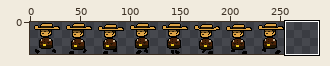
File history of a sprite sheet, Assets/Resources/PlayerWalk.png. Above: a wide view before the commit, with the close-up outlined.
Close-up. Before the commit:
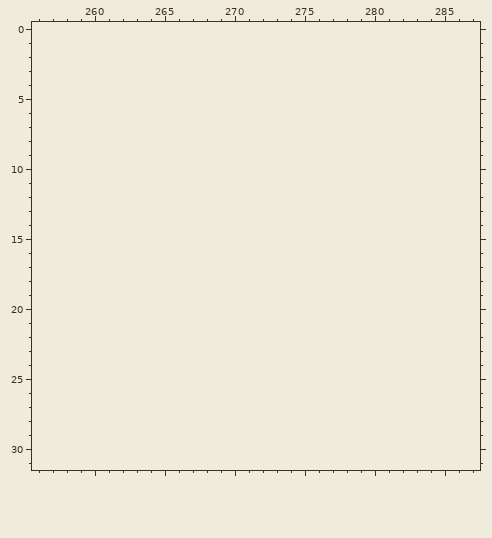
The file is 256x32 pixels. Shown: x 256..287, y 0..31. The old version is drawn lined up with the new one, on the new canvas.
Now the later version:
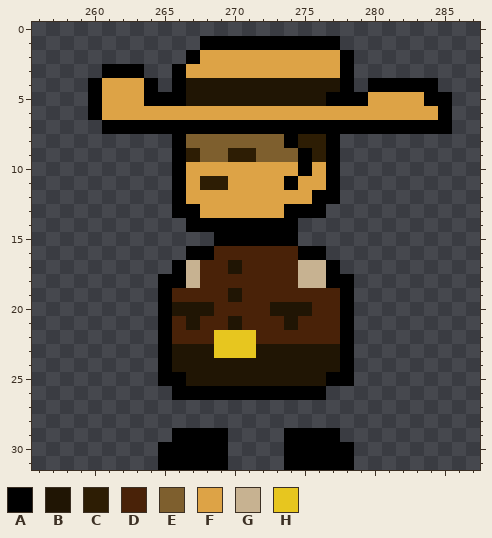
Palette (. is transparent): A #000000  B #201504  C #2d1d04  D #492208  E #7e5f2e  F #dda346  G #c7b291  H #e7c61f
The exact change:
canvas 256x32 -> 288x32
y 1: x 268..277 .......... -> AAAAAAAAAA
y 2: x 267..278 ............ -> AFFFFFFFFFFA
y 3: x 261..263 ... -> AAA; x 266..278 ............. -> AFFFFFFFFFFFA
y 4: x 260..264 ..... -> AFFFA; x 266..278 ............. -> ABBBBBBBBBBBA; x 280..284 ..... -> AAAAA
y 5: x 260..285 .......................... -> AFFFAAABBBBBBBBBBAAAFFFFAA
y 6: x 260..285 .......................... -> AFFFFFFFFFFFFFFFFFFFFFFFFA
y 7: x 261..285 ......................... -> AAAAAAAAAAAAAAAAAAAAAAAAA
y 8: x 266..277 ............ -> AEEEEEEEACCA
y 9: x 266..277 ............ -> ACEECCEEEACA
y 10: x 266..277 ............ -> AFFFFFFFFAFA
y 11: x 266..277 ............ -> AFCCFFFFAFFA
y 12: x 266..277 ............ -> AFFFFFFFFFAA
y 13: x 266..276 ........... -> AAFFFFFFAAA
y 14: x 267..274 ........ -> AAAAAAAA
y 15: x 269..274 ...... -> AAAAAA
y 16: x 267..276 .......... -> AADDDDDDAA
y 17: x 266..277 ............ -> AGDDBDDDDGGA
y 18: x 265..278 .............. -> AAGDDDDDDDGGAA
y 19: x 265..278 .............. -> ADDDDBDDDDDDDA
y 20: x 265..278 .............. -> ABBBDDDDBBBDDA
y 21: x 265..278 .............. -> ADBDDBDDDBDDDA
y 22: x 265..278 .............. -> ADDDHHHDDDDDDA
y 23: x 265..278 .............. -> ABBBHHHBBBBBBA
y 24: x 265..278 .............. -> ABBBBBBBBBBBBA
y 25: x 265..278 .............. -> AABBBBBBBBBBAA
y 26: x 266..276 ........... -> AAAAAAAAAAA
y 29: x 266..269 .... -> AAAA; x 274..277 .... -> AAAA
y 30..31: x 265..269 ..... -> AAAAA; x 274..278 ..... -> AAAAA
Where, in picture pixels (left, top, right, bottom), the same in both close-ups:
added: (88, 36, 452, 470)
